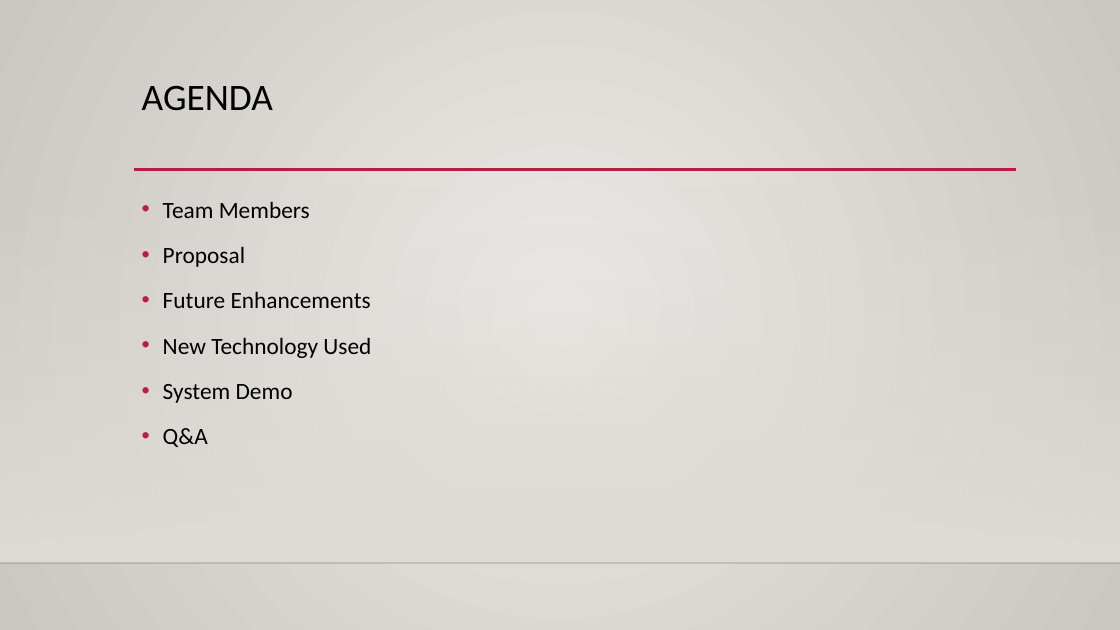
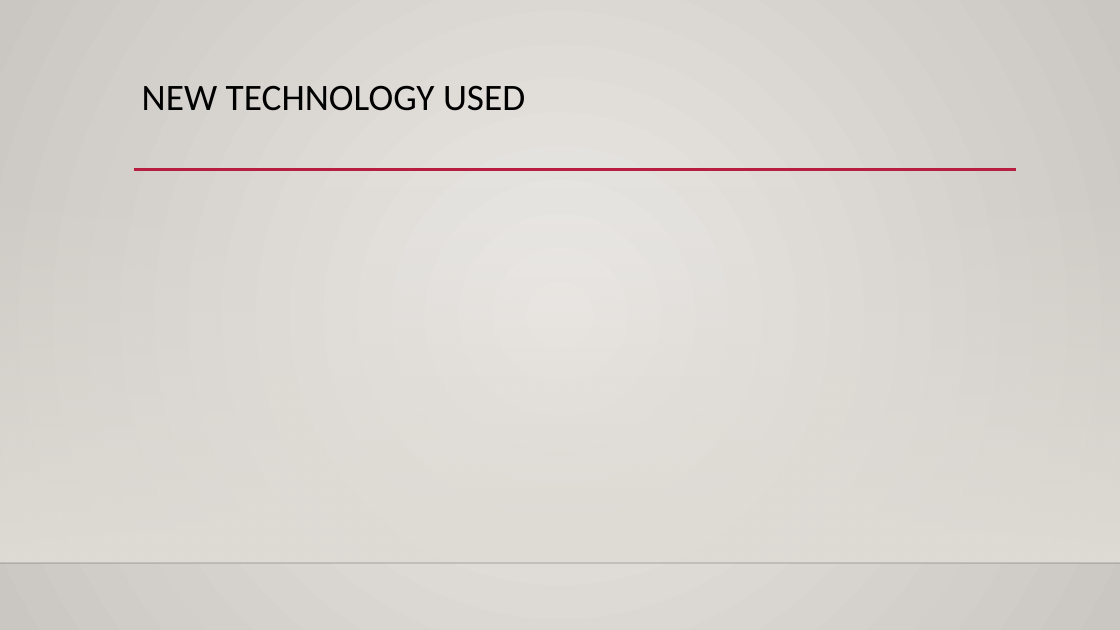
Before and after one commit to MR-Stan/Look-Out, a slide deck: slide 5 of Project2_Presentation_Material.pptx (slide 2 before the commit). Drawn at 1120x630 pixels with LibreOffice and Linux fonts; fonts in the diff are those of the drawing; background and template pictures are left out. Boxes give left, top, right and bottom in pixels: in the first picture for what was removed or moved away, otherwise in the second. Text is boxed around its words. In the diff, an @@ line names an element or a change of style, - is before the commit and + after.

```diff
--- a/Project2_Presentation_Material.pptx
+++ b/Project2_Presentation_Material.pptx
@@ title at box(142, 85, 525, 111): text changed @@
-AGENDA
+NEW TECHNOLOGY USED
@@ text removed at box(163, 201, 371, 447) @@
-• Team Members
-• Proposal
-• Future Enhancements
-• New Technology Used
-• System Demo
-• Q&A
```
Also in this commit, not shown: 3 other slides changed, 1 slide added, 2 slides removed, 11 other files.
